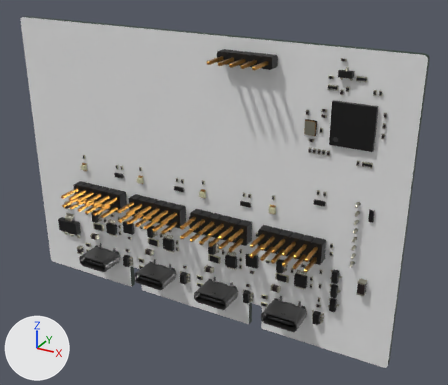
A saved change to the glTF model site/assets/pcb/data-port-x4-v2-base.glb.
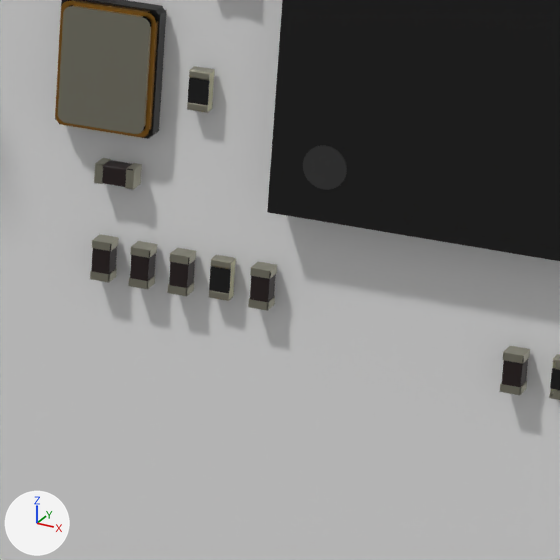
Old and new are each drawn whole from a 50 mm camera at (121.8, -117.2, 22.2) aimed at (56.9, 0.9, -36.8) and again close up on the part from 66% to 81% of the width and 31% to 48% of the height. Arrows for +X, +Y and +Z are at lower left; the lights stay in place. The first two pictures are the older version. Where no turn or scale is listed for an object, it has been applied to the vertices. Vertices at exactly the same position are counted once.
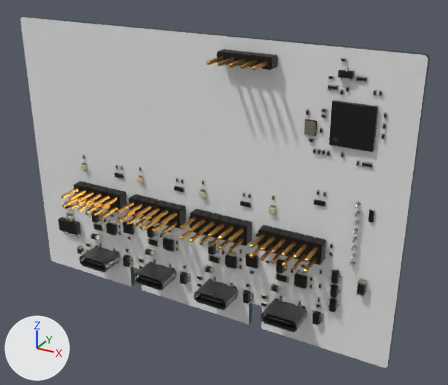
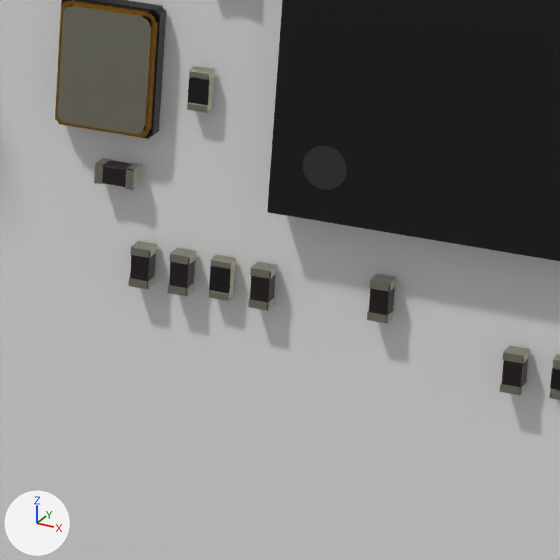
Changed parts and their boxes [x1, y1, x2, y2] in the close-ups (560 x 560 px; the box of a moved part takes in the faces that stretch with it):
part 1 of me_mesh_0, moved or reshaped: before [90, 234, 119, 283]; after [367, 274, 397, 323]

Diff of the bpy script that builds the scene:
```diff
--- a/site/assets/pcb/data-port-x4-v2-base.glb.py
+++ b/site/assets/pcb/data-port-x4-v2-base.glb.py
@@ me_mesh_0 @@
 me_mesh_0.from_pydata(...)  # 35799 vertices, 61551 faces; spans x 0.0..100.0, y -16.2..0.0, z 0.0..70.0
 # used by ob_mesh_0; location = (0.0, 6.09, -70.0)
+# me_mesh_0 part 1: the loose piece of 96 vertices spanning x 78.5..79.0, y -8.2..-7.7, z 47.9..48.9 is scaled about its middle by (-1, 1, -0.996), then moved by (7.0, 0.0, 0.2)
 me_mesh_0.materials.append(mat_finish_data_port_x4_v2_base_0)
```
